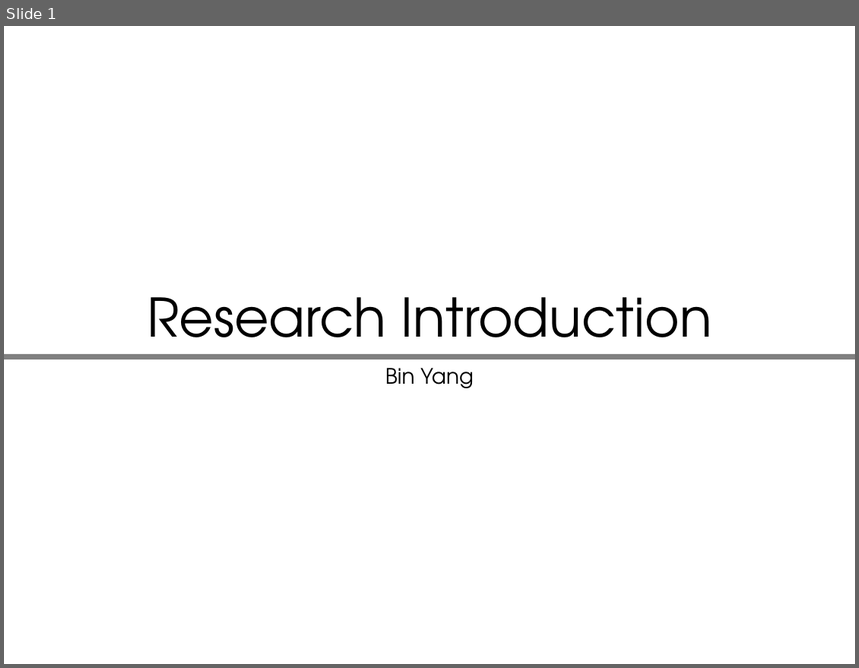
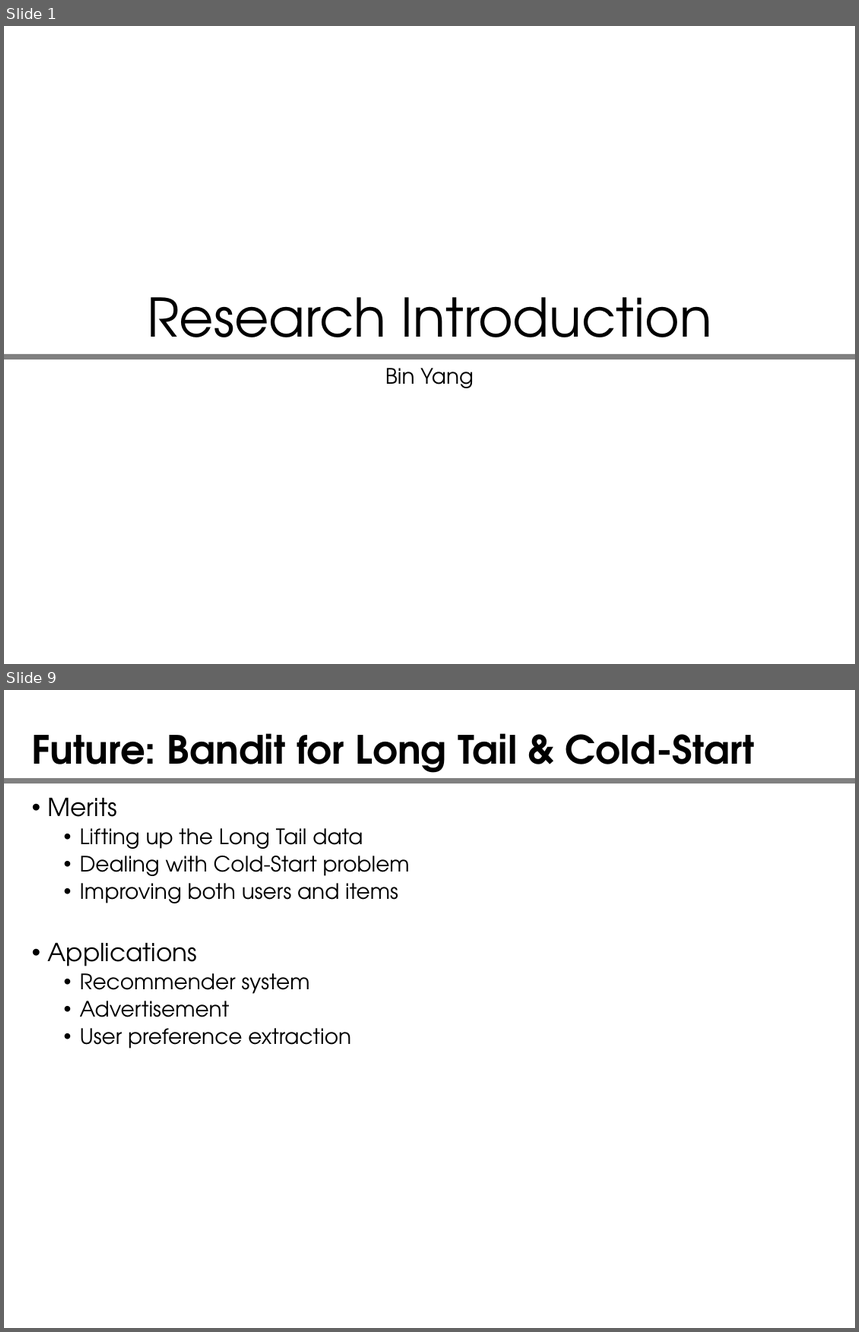
Before and after one commit to yangbin64/document, a slide deck: introduction.pptx. Shown one above the other, each under a label of ours: slide 1 before the commit, slides 1 and 9 after it; the slides between them are not shown. The pictures are 859x668 and 859x1332 pixels, drawn with LibreOffice and Linux fonts; fonts in the diff are those of the drawing. Boxes give left, top, right and bottom in pixels: in the first picture for what was removed or moved away, otherwise in the second. Text is boxed around its words. In the diff, an @@ line names an element or a change of style, - is before the commit and + after.

```diff
--- a/introduction.pptx
+++ b/introduction.pptx
@@ slide 9 added at <box>4,690,855,1328</box>, background #FFFFFF @@
@@ title added at <box>32,733,755,780</box>, 33 pt, text #000000, bold @@
+Future: Bandit for Long Tail & Cold-Start
@@ rectangle added at <box>4,778,855,783</box>, fill #808080 @@
@@ text added at <box>48,798,410,1049</box>, 18 pt, text #000000 @@
+• Merits
+  • Lifting up the Long Tail data
+  • Dealing with Cold-Start problem
+  • Improving both users and items
+• Applications
+  • Recommender system
+  • Advertisement
+  • User preference extraction
```
Also in this commit, not shown: 3 slides changed, 4 other slides added, 2 slides removed, 1 other file.
